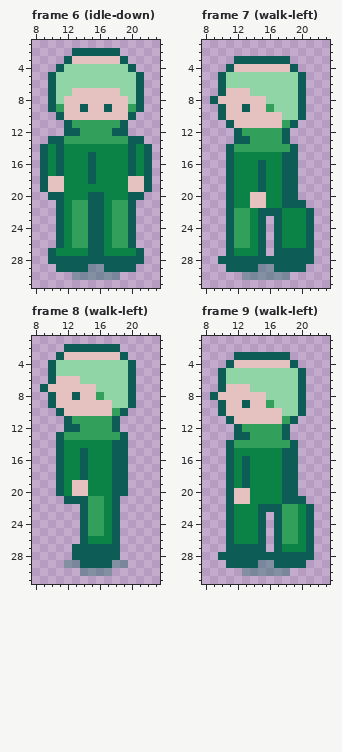
Pixel-art file: assets/aseprite/actor_smith.aseprite. Above: the version before the commit.
32x32 pixels, 24 frames. Shown: frame 6 (idle-down): x 8..23, y 1..31; frame 7 (walk-left): x 8..23, y 1..31; frame 8 (walk-left): x 8..23, y 1..31; frame 9 (walk-left): x 8..23, y 1..31. The commit also changed other frames, which this record leaves out.
Now the later version:
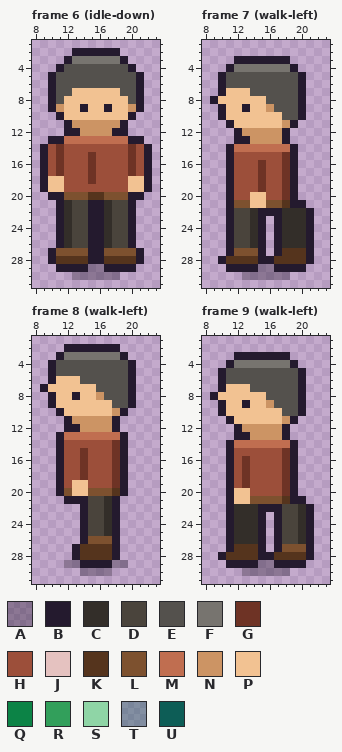
Palette (. is transparent): A #241a2e5a  B #241a2e  C #332e29  D #4a443c  E #54514d  F #77746f  G #6e3325  H #9c4f3a  J #e5c2c0  K #55341d  L #7d512f  M #c06e50  N #cc9464  P #f2c292  Q #0c8346  R #329f5b  S #8fd5a6  T #0d5d565a  U #0d5d56
Edits made:
Changed rows in their new state; - is an unchanged pixel.
Frame 6 (idle-down), layers "actor", "shadow":
first column x 9:
 2 ----BBBBBB----
 3 ---BFFFFFFB---
 4 --BEEEEEEEEB--
 5 -BEEEEEEEEEEB-
 6 -BEEEEEEEEEEB-
 7 -BEEPPPPPPEEB-
 8 -BEPPPPPPPPEB-
 9 -BNPPBPPBPPNB-
10 --BPPPPPPPPB--
11 ---BNNNNNNB---
12 ---BBNNNNBB---
13 -BBMMMMMMMMBB-
14 BHGHHHHHHHHGHB
15 BHGHHHGHHHHGHB
16 BHGHHHGHHHHGHB
17 BHGHHHGHHHHGHB
18 BPPHHHGHHHHPPB
19 BPPHHHHHHHHPPB
20 -BBLLLKKLLLBB-
21 --BCDDBBCDDB--
22 --BCDDBBCDDB--
23 --BCDDBBCDDB--
24 --BCDDBBCDDB--
25 --BCDDBBCDDB--
26 --BCDDBBCDDB--
27 -BLLLLBBLLLLB-
28 -BKKKKBBKKKKB-
29 --BBBBAABBBB--
30 ----AAAAAA----
Frame 7 (walk-left), layers "actor", "shadow":
first column x 9:
 3 ---BBBBBBB---
 4 --BFFFFFFFB--
 5 -BEEEEEEEEEB-
 6 -BEEEEEEEEEB-
 7 -BPPPEEEEEEB-
 8 BPPPPPPEEEEB-
 9 -BPPBPPNEEEB-
10 -BPPPPPPPEEB-
11 --BPPPPPPNB--
12 ---BNNNNNB---
13 ---BBNNNNB---
14 --BMMMMMMMB--
15 --BHHHHHHGB--
16 --BHHHGHHGB--
17 --BHHHGHHGB--
18 --BHHHGHHGB--
19 --BHHHGHHGB--
20 --BHHPPHHGB--
21 --BLLPPLLKBB-
22 --BDDCBBBCCCB
23 --BDDCB-BCCCB
24 --BDDCB-BCCCB
25 --BDDCB-BCCCB
26 --BDDCB-BCCCB
27 --BLLLB-BKKKB
28 -BKKKKBBKKKKB
29 --BBBBAABBBB-
30 ----AAAAAA---
Frame 8 (walk-left), layers "actor", "shadow":
first column x 9:
 2 ---BBBBBBB--
 3 --BFFFFFFFB-
 4 -BEEEEEEEEEB
 5 -BEEEEEEEEEB
 6 -BPPPEEEEEEB
 7 BPPPPPPEEEEB
 8 -BPPBPPNEEEB
 9 -BPPPPPPPEEB
10 --BPPPPPPNB-
11 ---BNNNNNB--
12 ---BBNNNNB--
13 --BMMMMMMMB-
14 --BHHHHHHGB-
15 --BHHGHHHGB-
16 --BHHGHHHGB-
17 --BHHGHHHGB-
18 --BHHGHHHGB-
19 --BHPPHHHGB-
20 --BLPPLLLKB-
21 ---BBBDDCB--
22 -----BDDCB--
23 -----BDDCB--
24 -----BDDCB--
25 -----BDDCB--
26 -----BLLLB--
27 ----BKKKKB--
28 ----BKKKKB--
29 ---AABBBBAA-
30 -----AAAA---
Frame 9 (walk-left), layers "actor", "shadow":
first column x 9:
 3 ---BBBBBBB---
 4 --BFFFFFFFB--
 5 -BEEEEEEEEEB-
 6 -BEEEEEEEEEB-
 7 -BPPPEEEEEEB-
 8 BPPPPPPEEEEB-
 9 -BPPBPPNEEEB-
10 -BPPPPPPPEEB-
11 --BPPPPPPNB--
12 ---BNNNNNB---
13 ---BBNNNNB---
14 --BMMMMMMMB--
15 --BHHHHHHGB--
16 --BHGHHHHGB--
17 --BHGHHHHGB--
18 --BHGHHHHGB--
19 --BHGHHHHGB--
20 --BPPHHHHGB--
21 --BPPLLLLKBB-
22 --BCCCBBBDDCB
23 --BCCCB-BDDCB
24 --BCCCB-BDDCB
25 --BCCCB-BDDCB
26 --BCCCB-BDDCB
27 --BKKKB-BLLLB
28 -BKKKKBBKKKKB
29 --BBBBAABBBB-
30 ----AAAAAA---
Pixel boxes of the changes (left, top, right, bottom) in both pictures:
changed: (40, 48, 152, 280)
changed: (210, 56, 314, 280)
changed: (40, 344, 136, 576)
changed: (210, 352, 314, 576)
